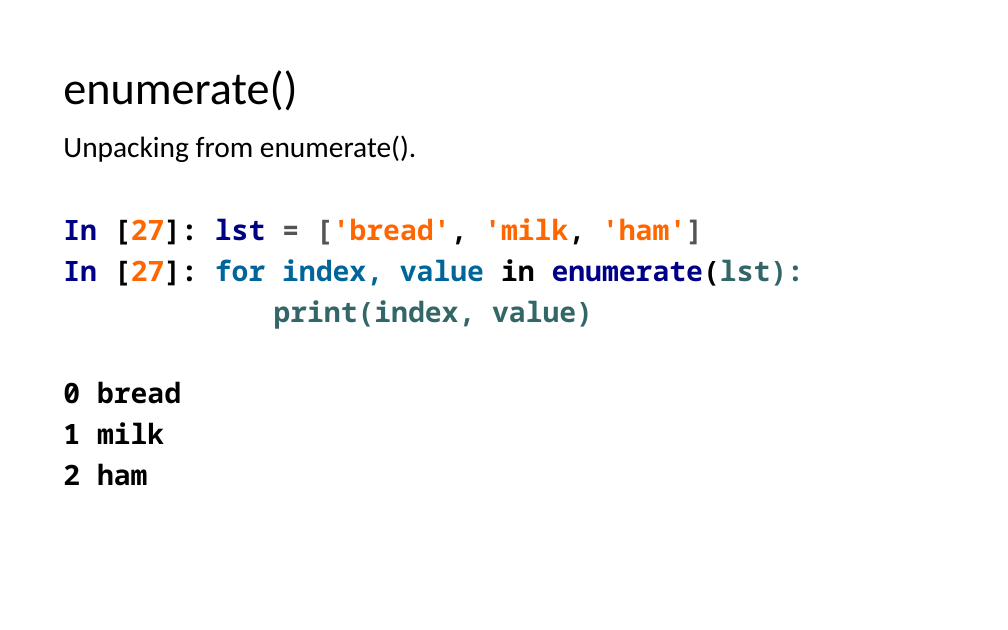
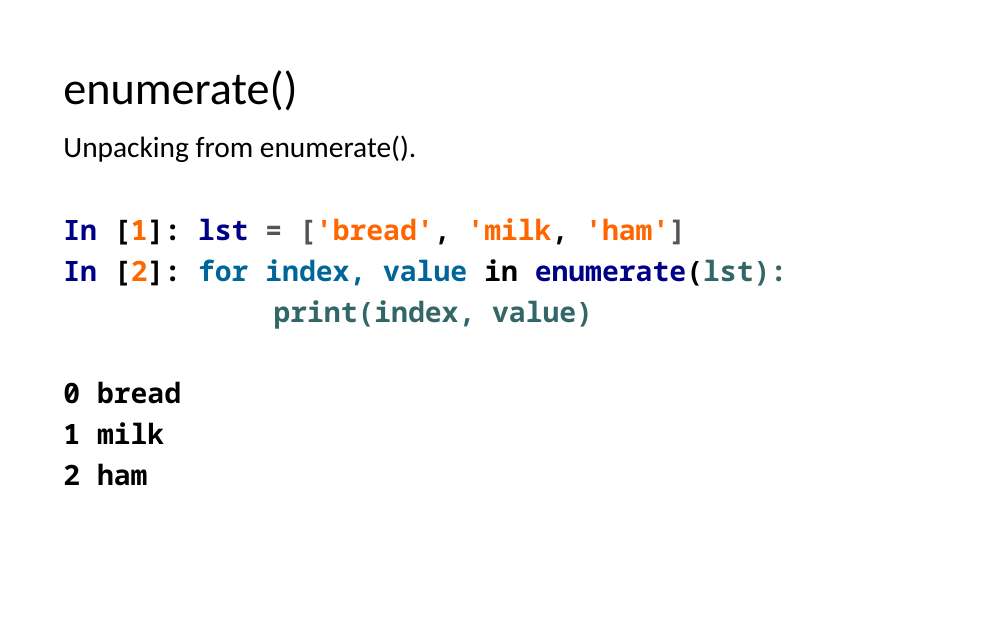
Before and after one commit to LongBaoNguyen/longbaonguyen.github.io, a slide deck: slide 14 of courses/apcsp/lect7.pptx (slide 13 before the commit). Drawn at 1008x630 pixels with LibreOffice and Linux fonts; fonts in the diff are those of the drawing. Boxes give left, top, right and bottom in pixels: in the first picture for what was removed or moved away, otherwise in the second. Text is boxed around its words. In the diff, an @@ line names an element or a change of style, - is before the commit and + after.

```diff
--- a/courses/apcsp/lect7.pptx
+++ b/courses/apcsp/lect7.pptx
@@ text at [63,218,787,286]: text changed @@
-In [27]: lst = ['bread', 'milk, 'ham']
-In [27]: for index, value in enumerate(lst):
+In [1]: lst = ['bread', 'milk, 'ham']
+In [2]: for index, value in enumerate(lst):
```
Also in this commit, not shown: 20 other slides changed, 1 slide added, 2 other files.
